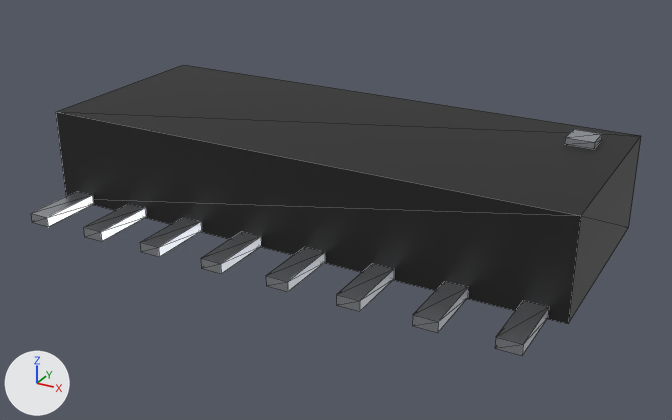
The glTF model parts/ch340g/ch340g.glb: old version first, new version second.
Before and after are seen from a camera (50 mm lens) standing at (0.00771, -0.01408, 0.00708) and looking at (0.00013, -0.0003, 0.00019). The axes (+X, +Y, +Z) are drawn at lower left. The lights are the same throughout. The older version comes first. Mesh edges are drawn as thin lines. Where no turn or scale is listed for an object, it has been applied to the vertices. Vertices at exactly the same position are counted once.
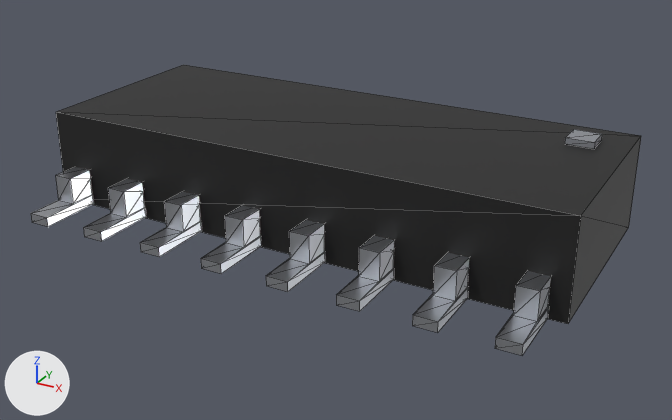
Where the newer file only moved an object's origin or applied its transform, the numbers keep the older frame.

Boxes (x1, y1, x2, y2) around the edits, measured in the pictures (672 x 420 px):
'Mesh_2', reshaped
    before: (31, 191, 549, 355)
    after: (31, 167, 551, 355)
part 1 of me_mesh_2, built on
    before: (37, 191, 549, 344)
    after: (37, 167, 551, 344)

Patch to the scene script:
```diff
--- a/parts/ch340g/ch340g.glb.py
+++ b/parts/ch340g/ch340g.glb.py
@@ me_mesh_2 @@
 # used by ob_mesh_2; location = (0.00445, 0.00255, 0.00012)
-me_mesh_2.from_pydata(...)  # 128 vertices, 192 faces; spans x -0.00909..0.0002, y -0.0057..0.0006, z -0.00009..0.00009
+me_mesh_2.from_pydata(...)  # 320 vertices, 576 faces; spans x -0.00909..0.0002, y -0.0057..0.0006, z -0.00009..0.00059
+# me_mesh_2 part 1
+# 64 faces are deleted
+# 16 vertices are added at x -0.00907..-0.00018, y -0.0045..-0.0006, z 0.00009
+# 16 new vertices lie (-0.00002, 0.0, 0.00018) away from vertices in x -0.00869..0.0002, y -0.0045..-0.0006, z -0.00009
+# 32 new vertices lie (0.0, 0.0, 0.00032) away from vertices in x -0.00907..0.00018, y -0.0045..-0.0006, z 0.00009
+# 16 new vertices lie (0.0, 0.0005, 0.0) away from vertices in x -0.00907..0.00018, y -0.0006, z 0.00009
+# 16 new vertices lie (0.0, 0.0, 0.0005) away from vertices in x -0.00907..0.00018, y -0.0001, z 0.00009
+# 16 new vertices lie (0.0, -0.0003, 0.00018) away from vertices in x -0.00907..0.00018, y -0.0006, z 0.00041
+# 16 new vertices lie (0.0, -0.0003, 0.0) away from vertices in x -0.00907..0.00018, y -0.0006, z 0.00041
+# 16 new vertices lie (0.0, 0.0003, 0.00018) away from vertices in x -0.00907..0.00018, y -0.0045, z 0.00041
+# 16 new vertices lie (0.0, 0.0003, 0.0) away from vertices in x -0.00907..0.00018, y -0.0045, z 0.00041
+# 16 new vertices lie (0.0, -0.0005, 0.0) away from vertices in x -0.00907..0.00018, y -0.0045, z 0.00009
+# 16 new vertices lie (0.0, -0.0005, 0.00018) away from vertices in x -0.00907..0.00018, y -0.0045, z 0.00041
+# 448 new faces join them
 me_mesh_2.materials.append(mat_mat_2)
```
